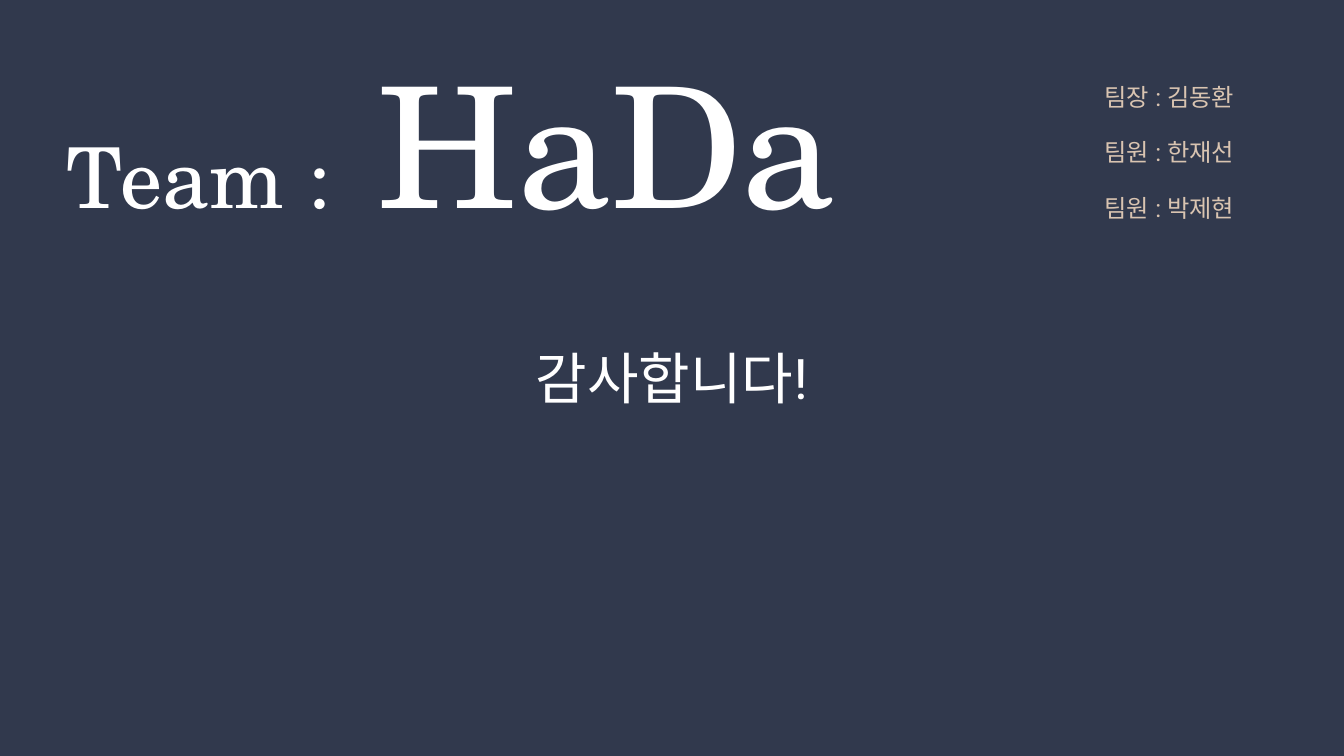
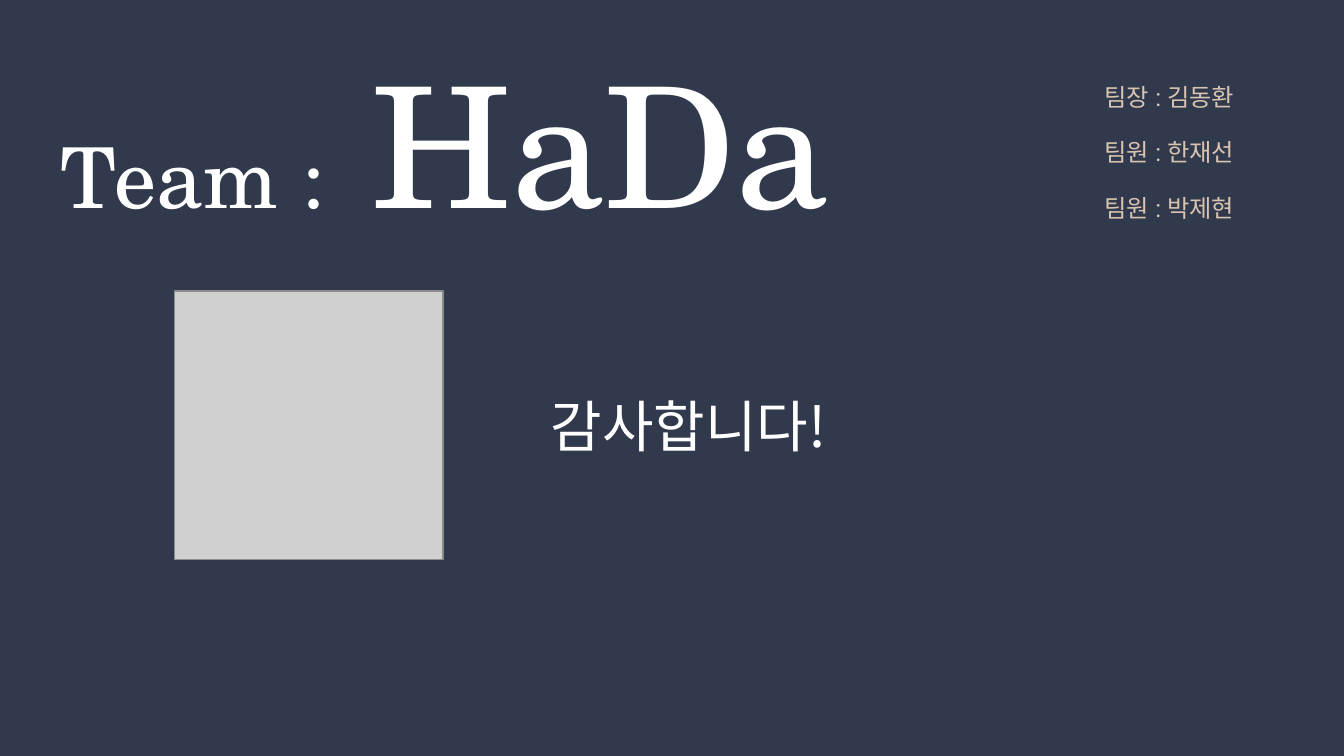
Before and after one commit to DonHK-97/Gradient-Boost-Classifier-for-Machine-Malfunction, a slide deck: slide 9 of Docs/공모전_발표자료.pptx (slide 8 before the commit). Drawn at 1344x756 pixels with LibreOffice and Linux fonts; fonts in the diff are those of the drawing; grey boxes stand for pictures. Boxes give left, top, right and bottom in pixels: in the first picture for what was removed or moved away, otherwise in the second. Text is boxed around its words. In the diff, an @@ line names an element or a change of style, - is before the commit and + after.

```diff
--- a/Docs/공모전_발표자료.pptx
+++ b/Docs/공모전_발표자료.pptx
@@ title "Team : HaDa": place and size @@
-title "Team : HaDa" at <box>67,86,835,211</box>
+title "Team : HaDa" at <box>61,86,829,211</box>
@@ picture added at <box>175,292,444,560</box> @@
@@ text "감사합니다!": place and size @@
-text "감사합니다!" at <box>536,352,808,404</box>
+text "감사합니다!" at <box>551,400,827,452</box>
@@ text "감사합니다!" at <box>551,400,827,452</box>: font Roboto to Noto Sans CJK KR @@
```
Also in this commit, not shown: 6 other slides changed, 1 slide added, 5 other files.
